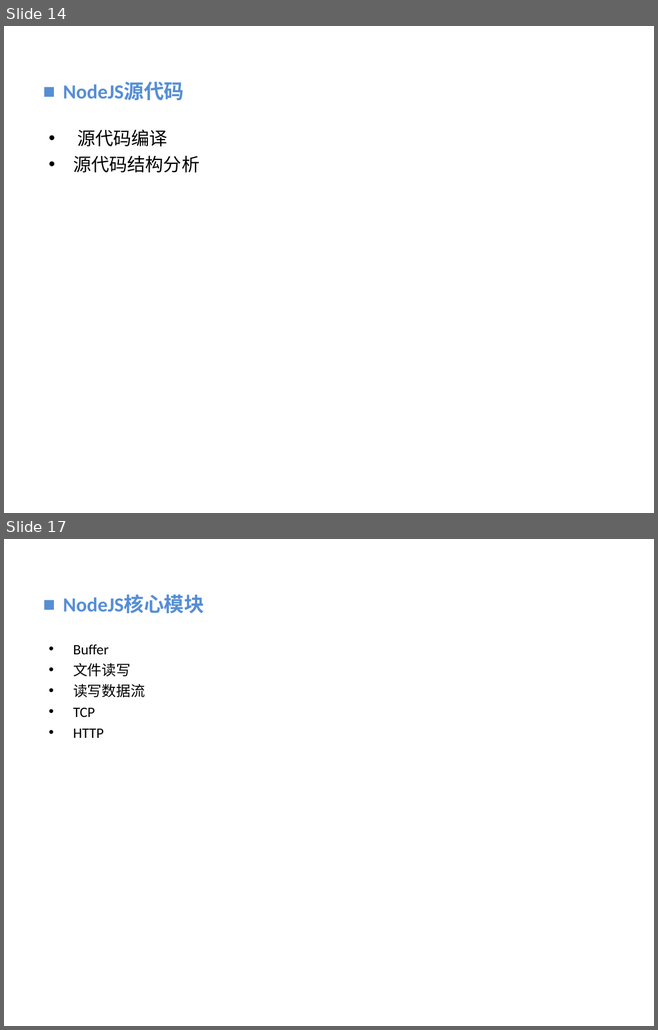
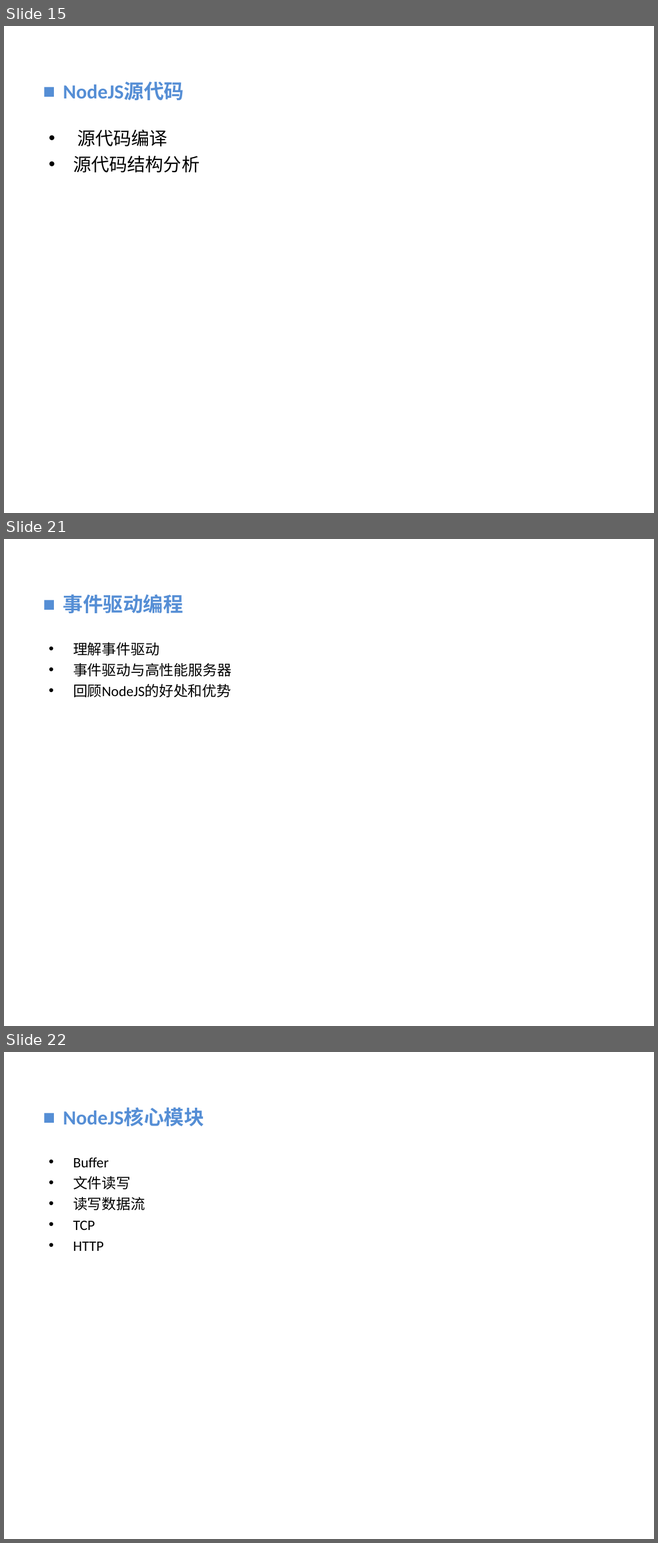
Before and after one commit to vaik/Documents, a slide deck: 我的分享/NodeJS基础概念理解.ppt. Shown one above the other, each under a label of ours: slides 14 and 17 before the commit, slides 15, 21 and 22 after it; the slides between them are not shown. The pictures are 658x1030 and 658x1543 pixels, drawn with LibreOffice and Linux fonts; fonts in the diff are those of the drawing; background and template pictures are left out. Boxes give left, top, right and bottom in pixels: in the first picture for what was removed or moved away, otherwise in the second. Text is boxed around its words. In the diff, an @@ line names an element or a change of style, - is before the commit and + after.

```diff
--- a/我的分享/NodeJS基础概念理解.ppt
+++ b/我的分享/NodeJS基础概念理解.ppt
@@ slide 21 added at [4,539,654,1026], background picture (left out) @@
@@ text added at [63,594,183,613], 22.2 pt, text #558ED5, bold @@
+■ 事件驱动编程
@@ text added at [73,642,231,697], 16 pt, text #000000 @@
+• 理解事件驱动
+• 事件驱动与高性能服务器
+• 回顾NodeJS的好处和优势
@@ what was slide 14 is now slide 15 @@
@@ what was slide 17 is now slide 22 @@
```
Also in this commit, not shown: 3 slides changed, 5 other slides added, 1 slide removed.
